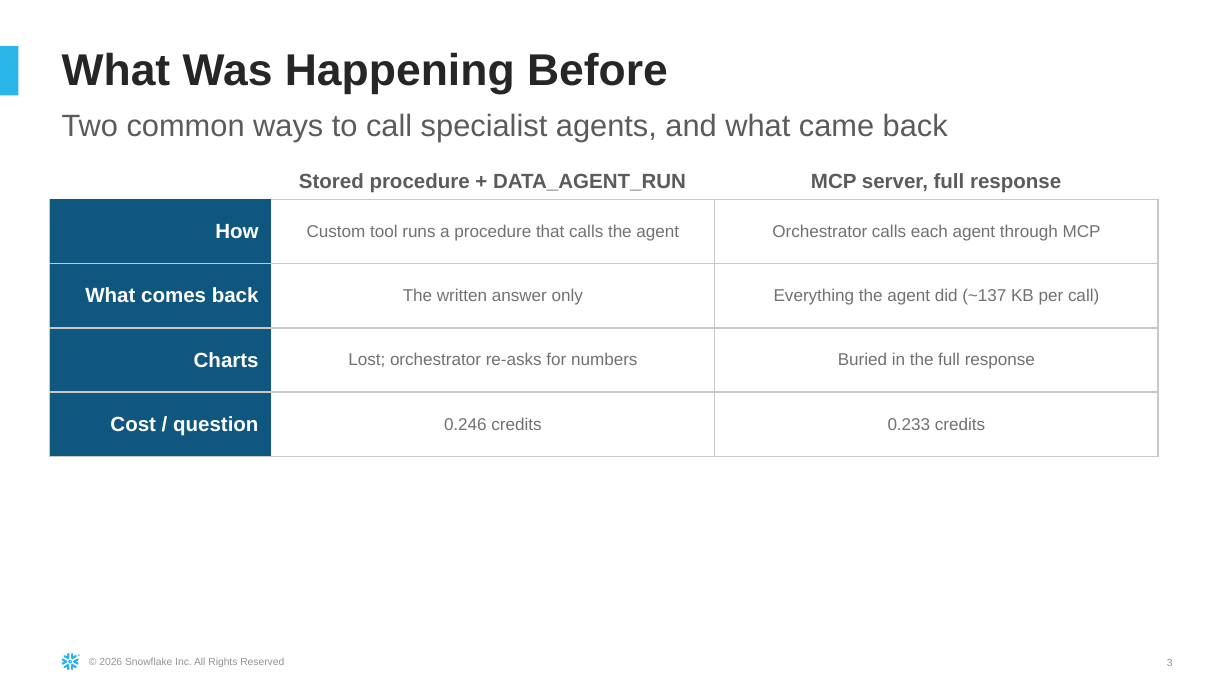
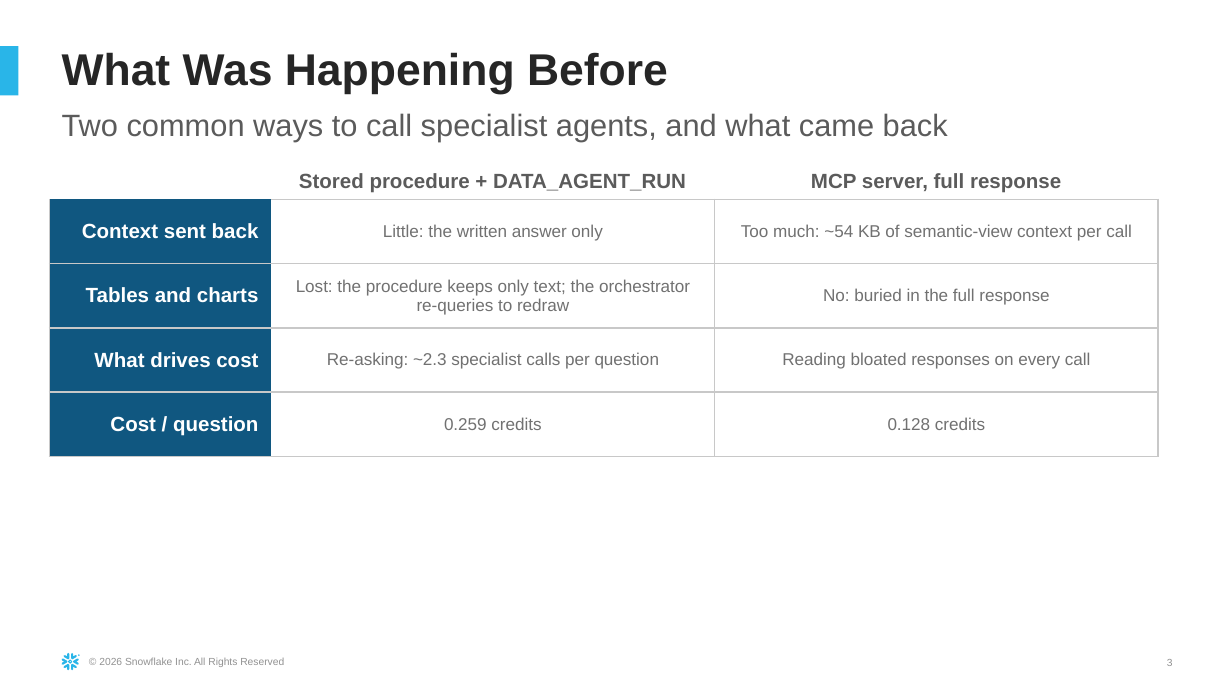
Before and after one commit to sfc-gh-hmassa/cortex-multi-agent-mcp, a slide deck: slide 3 of docs/Multi-Agent_on_Cortex_Agents.pptx. Drawn at 1232x693 pixels with LibreOffice and Linux fonts; fonts in the diff are those of the drawing. Boxes give left, top, right and bottom in pixels: in the first picture for what was removed or moved away, otherwise in the second. Text is boxed around its words. In the diff, an @@ line names an element or a change of style, - is before the commit and + after.

Commit message:
Hand-written SQL steps, specialists discovered from the MCP server, tables+text filter, final benchmark

```diff
--- a/docs/Multi-Agent_on_Cortex_Agents.pptx
+++ b/docs/Multi-Agent_on_Cortex_Agents.pptx
@@ table at [49,136,1158,540] @@
-row 2: How | Custom tool runs a procedure that calls the agent | Orchestrator calls each agent through MCP
+row 2: Context sent back | Little: the written answer only | Too much: ~54 KB of semantic-view context per call
-row 3: What comes back | The written answer only | Everything the agent did (~137 KB per call)
+row 3: Tables and charts | Lost: the procedure keeps only text; the orchestrator re-queries to redraw | No: buried in the full response
-row 4: Charts | Lost; orchestrator re-asks for numbers | Buried in the full response
+row 4: What drives cost | Re-asking: ~2.3 specialist calls per question | Reading bloated responses on every call
-row 5, column 2: 0.246 credits
+row 5, column 2: 0.259 credits
-row 5, column 3: 0.233 credits
+row 5, column 3: 0.128 credits
```
Also in this commit, not shown: 7 other slides changed, 18 other files.
